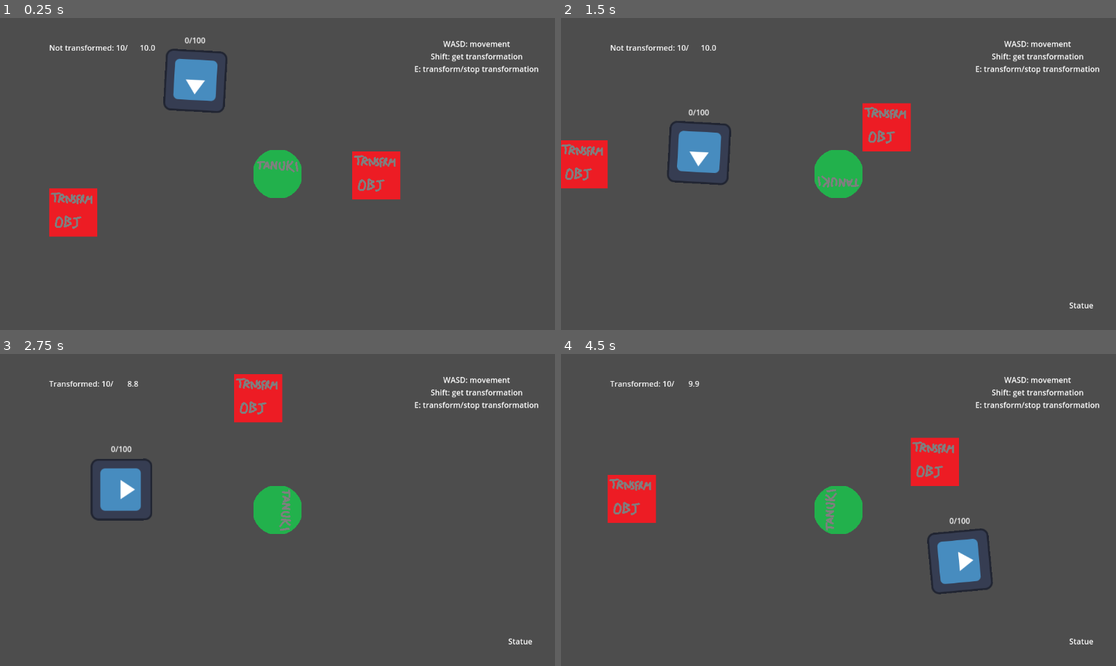
Above: before the commit, frames 1-4 (two rows, left to right).
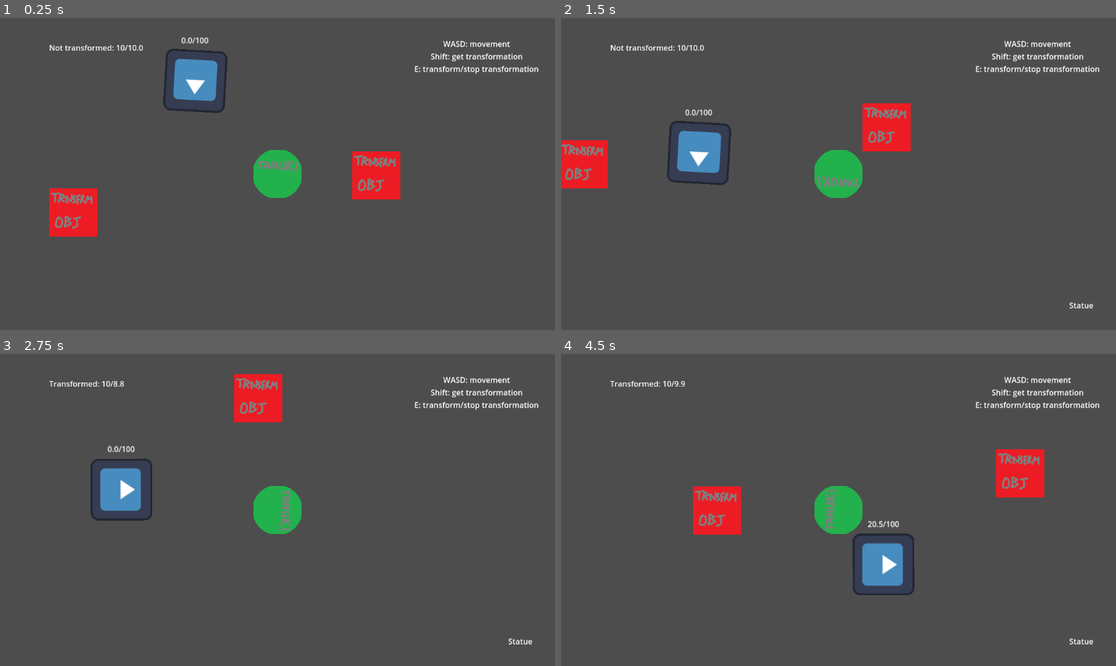
Above: after the commit, the same moments.

Repository: FinalExa/Tanuki
Game: Godot game, scene res://_Scenes/player_transform_test.tscn
The game is run twice, just before and just after one commit, with the same random seed, the same clock (stepped at 60 frames per second) and the same inputs. The engine's default icon, where the game draws it, is replaced by a stand-in: a white triangle on a blue panel in a dark square.
Inputs:
- Up to frame 1 (0.25 s): no input
- Up to frame 2 (1.5 s): hold D (right) 0.53-1.28 s; tap E (transformation) at 0.6 s; hold S (down) from 1.28 s (still down); tap Shift (interact) at 1.35 s
- Up to frame 3 (2.75 s): tap E (transformation) at 1.55, 2.1 s; release S (down) at 2.03 s; hold D (right) from 2.03 s (still down)
- Up to frame 4 (4.5 s): release D (right) at 2.78 s; hold W (up) 2.78-3.53 s; tap E (transformation) at 2.85, 3.8, 4.35 s; hold A (left) from 3.53 s (still down); tap Shift (interact) at 3.6 s

The runs differ from the first frame. In frame 1, 0.1% of the frame differs, in the area x 23-38%, y 6-11%; in frame 2, 0.1%; in frame 3, 0.1%; in frame 4, 8.2%, in the area x 8-88%, y 8-78%.

Commit message:
GuardCheck almost complete

Diff:
--- a/Enemies/Scripts/GuardAlertValue.gd
+++ b/Enemies/Scripts/GuardAlertValue.gd
@@ -2,4 +2,4 @@
 extends Label
 
 func updateValue(currentValue, maxValue):
-	self.text = str(currentValue, "/", maxValue)
+	self.text = str("%1.1f" % currentValue, "/", maxValue)
--- a/Enemies/Scripts/GuardCheck.gd
+++ b/Enemies/Scripts/GuardCheck.gd
@@ -3,20 +3,30 @@
 
 @export var controllerRef: GuardController
 @export var maxAlertValue: float
-@export var playerOrTailIsSeenMultiplier: float
-@export var playerOrTailIsNotSeenMultiplier: float
+@export var researchValueThreshold: float
+@export var playerIsSeenMultiplier: float
+@export var playerIsNotSeenMultiplier: float
+@export var reductionOverTimeValue: float
 @export var distanceMultiplier: float
-@export var preCheckTime: float
+@export var preCheckDuration: float
 @export var rayTargets: Array[Node2D]
+var checkTarget: Node2D
 var currentAlertValue: float
 var checkWithRayCast: bool
+var preCheckActive: bool
+var preCheckTimer: float
+var reductionOverTimeActive: bool
 
+@export var guardController: GuardController
 @export var guardAlertValue: GuardAlertValue
 @export var guardPatrol: GuardPatrol
 
 func _ready():
 	reset_alert_value()
 	send_alert_value()
+
+func _process(delta):
+	reduction_over_time(delta)
 
 func _physics_process(delta):
 	check_for_player_with_raycast(delta)
@@ -27,6 +37,14 @@
 
 func send_alert_value():
 	guardAlertValue.updateValue(currentAlertValue, maxAlertValue)
+
+func reduction_over_time(delta):
+	if (reductionOverTimeActive == true):
+		if (currentAlertValue > 0):
+			currentAlertValue = clamp(currentAlertValue - (delta * reductionOverTimeValue), 0, maxAlertValue)
+			send_alert_value()
+		else:
+			end_check()
 
 func check_for_player_with_raycast(delta):
 	if (checkWithRayCast == true):
@@ -41,21 +59,22 @@
 				break
 
 func determine_suspicion_type(target, delta):
+	player_or_tail_suspicion_type(target, delta)
+
+func player_or_tail_suspicion_type(target, delta):
 	if (target == controllerRef.characterRef):
 		if(target.transformationChangeRef.isTransformed == false):
-			print("visible player")
+			suspicion_active(target, delta, playerIsSeenMultiplier)
 		else:
 			if (target.velocity != Vector2.ZERO):
-				print("player transformed and moving")
+				suspicion_active(target, delta, playerIsNotSeenMultiplier)
 			else:
 				var localAllowRef: LocalAllowedItems = target.transformationChangeRef.localAllowedItemsRef
 				if (localAllowRef == null || (localAllowRef != null && !localAllowRef.allowedObjects.has(target.transformationChangeRef.currentTransformationName))):
-					print("transformed in the wrong zone")
-				else:
-					print ("transformed in the right zone")
+					suspicion_active(target, delta, playerIsNotSeenMultiplier)
 	else:
 		if (target == controllerRef.characterRef.tailRef):
-			print("visible tail")
+			suspicion_active(target, delta, playerIsSeenMultiplier)
 
 func _on_body_entered(body):
 	if (body == controllerRef.characterRef || body == controllerRef.characterRef.tailRef):
@@ -63,4 +82,57 @@
 
 func _on_body_exited(body):
 	if (body == controllerRef.characterRef || body == controllerRef.characterRef.tailRef):
+		determine_if_end_check()
+
+func suspicion_active(target: Node2D, delta, multiplier):
+	if (reductionOverTimeActive == true):
+		reductionOverTimeActive = false
+	if (preCheckActive == false && guardController.isChecking == false):
+		activate_precheck()
+	else:
+		if (preCheckActive == true && guardController.isChecking == false):
+			execute_precheck(target, delta)
+		else:
+			if (preCheckActive == false && guardController.isChecking == true):
+				increase_suspicion_value(delta, multiplier)
+
+func activate_precheck():
+	preCheckActive = true
+	preCheckTimer = preCheckDuration
+
+func execute_precheck(target: Node2D, delta):
+	if (preCheckTimer>0):
+		preCheckTimer -= delta
+	else:
+		activate_check(target)
+
+func determine_if_end_check():
+	if (guardController.isChecking == false):
 		checkWithRayCast = false
+		preCheckActive = false
+	else:
+		if (reductionOverTimeActive == false):
+			activate_reduction_over_time()
+
+func activate_reduction_over_time():
+	reductionOverTimeActive = true
+
+func activate_check(target: Node2D):
+	preCheckActive = false
+	guardController.isChecking = true
+	guardPatrol.stop_patrol()
+	checkTarget = target
+
+func increase_suspicion_value(delta, multiplier):
+	var distance: float = guardController.position.distance_to(checkTarget.position)
+	var multValue: float = (abs(distance-(rayTargets[0].global_position.distance_to(guardController.position))))
+	if (currentAlertValue < maxAlertValue):
+		currentAlertValue = clamp(currentAlertValue + (multValue * distanceMultiplier * multiplier * delta), 0, maxAlertValue)
+		send_alert_value()
+	else:
+		print("reached max alert value")
+
+func end_check():
+	reductionOverTimeActive = false
+	guardController.isChecking = false
+	guardPatrol.resume_patrol()
--- a/Enemies/Scripts/GuardPatrol.gd
+++ b/Enemies/Scripts/GuardPatrol.gd
@@ -8,6 +8,7 @@
 
 var isWaiting: bool
 var hasRotated: bool
+var patrolStopped: bool
 
 var waitTimer: float
 
@@ -51,7 +52,7 @@
 	patrolWaitIndex = set_new_index(patrolWaitIndex, guardController.waitActions.size())
 
 func wait_active(delta):
-	if (isWaiting == true):
+	if (isWaiting == true && patrolStopped == false):
 		if (waitTimer>0):
 			waitTimer-=delta
 		else:
@@ -80,4 +81,17 @@
 
 func stop_patrol():
 	guardController.isInPatrol = false
+	patrolStopped = true
+	guardMovement.set_movement_speed(0)
+
+func restart_patrol():
+	guardController.isInPatrol = true
+	patrolStopped = false
+	guardMovement.reset_movement_speed()
 	reset_patrol()
+	set_current_patrol_routine()
+
+func resume_patrol():
+	guardController.isInPatrol = true
+	patrolStopped = false
+	guardMovement.reset_movement_speed()
--- a/Enemies/guard.tscn
+++ b/Enemies/guard.tscn
@@ -55,18 +55,21 @@
 [node name="Sprite2D" type="Sprite2D" parent="Rotator"]
 texture = ExtResource("2_7u3uy")
 
-[node name="GuardCheck" type="Area2D" parent="Rotator" node_paths=PackedStringArray("controllerRef", "rayTargets", "guardAlertValue", "guardPatrol")]
+[node name="GuardCheck" type="Area2D" parent="Rotator" node_paths=PackedStringArray("controllerRef", "rayTargets", "guardController", "guardAlertValue", "guardPatrol")]
 position = Vector2(0, -16)
 rotation = 3.14159
 collision_layer = 12
 script = ExtResource("6_8v6qf")
 controllerRef = NodePath("../..")
 maxAlertValue = 100.0
-playerOrTailIsSeenMultiplier = 2.0
-playerOrTailIsNotSeenMultiplier = 1.0
-distanceMultiplier = 3.0
-preCheckTime = 0.5
+researchValueThreshold = 65.0
+playerIsSeenMultiplier = 1.0
+playerIsNotSeenMultiplier = 0.5
+reductionOverTimeValue = 7.0
+distanceMultiplier = 0.2
+preCheckDuration = 0.5
 rayTargets = [NodePath("RayTargets/Target1"), NodePath("RayTargets/Target2"), NodePath("RayTargets/Target3"), NodePath("RayTargets/Target4"), NodePath("RayTargets/Target5")]
+guardController = NodePath("../..")
 guardAlertValue = NodePath("../../AlertValue")
 guardPatrol = NodePath("../../GuardPatrol")
 
--- a/Level/Detection/Scripts/LocalAllowedItems.gd
+++ b/Level/Detection/Scripts/LocalAllowedItems.gd
@@ -6,7 +6,7 @@
 var playerRef: PlayerCharacter
 var playerIsIn: bool
 
-func _process(delta):
+func _process(_delta):
 	player_inside_area_checks()
 
 func _on_body_entered(body):
--- a/PlayerCharacter/Scripts/TailFollow.gd
+++ b/PlayerCharacter/Scripts/TailFollow.gd
@@ -2,6 +2,6 @@
 
 var objectToTrack: Node2D
 
-func _process(delta):
+func _process(_delta):
 	self.position = objectToTrack.global_position
 	self.rotation = objectToTrack.global_rotation
--- a/UI/TimerText.gd
+++ b/UI/TimerText.gd
@@ -4,6 +4,6 @@
 func _on_ui_timer_value(status, timer, duration):
 	timer = abs(duration-timer)
 	if (status):
-		self.text = str("Transformed: ", duration, "/", "%10.1f" % timer)
+		self.text = str("Transformed: ", duration, "/", "%1.1f" % timer)
 	else:
-		self.text = str("Not transformed: ", duration, "/", "%10.1f" % timer)
+		self.text = str("Not transformed: ", duration, "/", "%1.1f" % timer)
